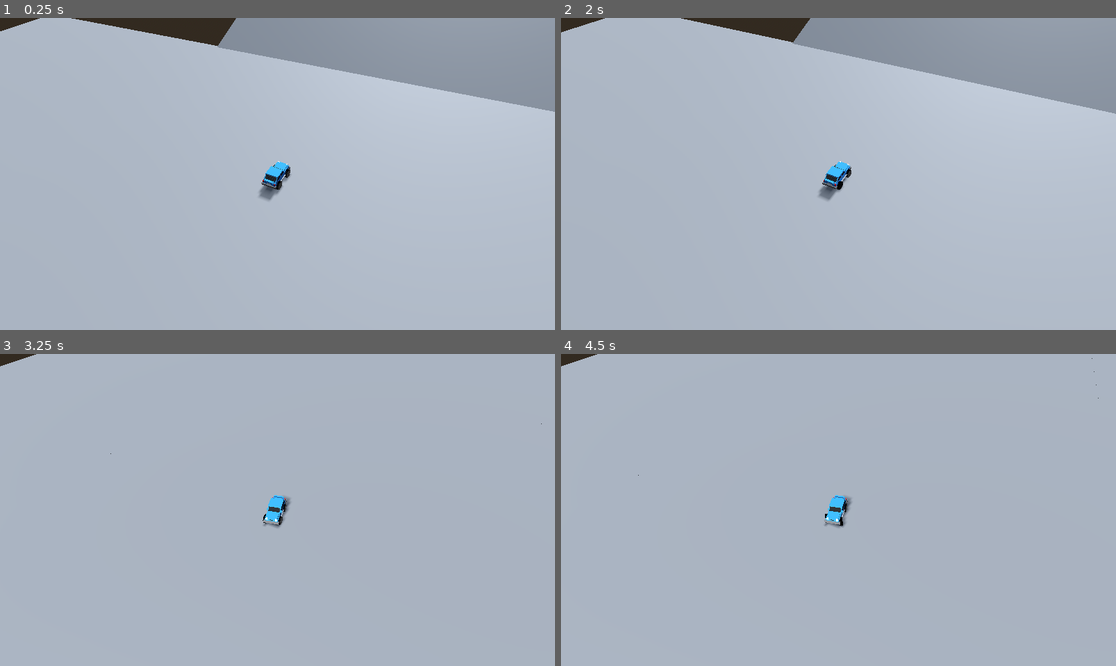
Above: before the commit, frames 1-4 (two rows, left to right).
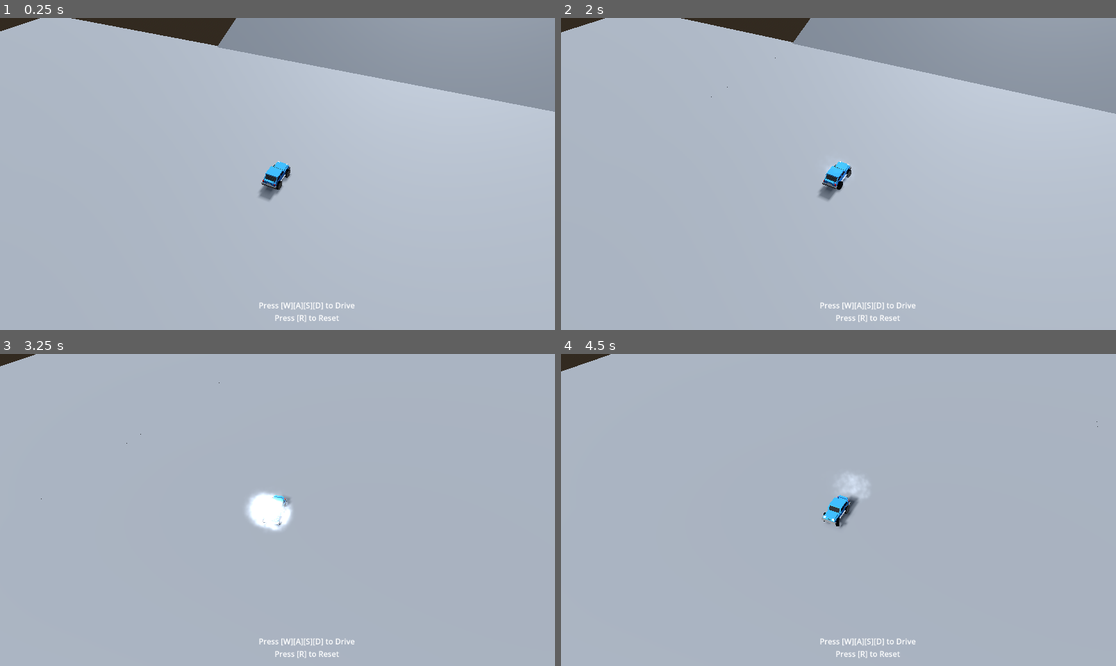
Above: after the commit, the same moments.

Repository: gex194/rally-game
Game: Godot game, scene res://Scenes/main.tscn
The game is run twice, just before and just after one commit, with the same random seed, the same clock (stepped at 60 frames per second) and the same inputs.
Inputs:
- Up to frame 1 (0.25 s): no input
- Up to frame 2 (2 s): tap W (Forward) at 0.5, 1.25 s; hold D (Right) 0.53-1.28 s; hold S (Back) from 1.28 s (still down)
- Up to frame 3 (3.25 s): tap W (Forward) at 2, 2.75 s; release S (Back) at 2.03 s; hold D (Right) 2.03-2.78 s; hold W (Forward) from 2.78 s (still down)
- Up to frame 4 (4.5 s): release W (Forward) at 3.53 s; hold A (Left) from 3.53 s (still down); tap R (Reset, bound only after the commit) at 4.15 s; tap W (Forward) at 4.25 s

The runs differ from the first frame. In frame 1, 0.3% of the frame differs, in the area x 46-64%, y 91-98%; in frame 2, 0.3%; in frame 3, 1.1%, in the area x 6-98%, y 0-98%; in frame 4, 0.8%.

Commit message:
Added wheel smokes, engine sound, reset button and simple ui

Diff:
--- a/Scenes/car.gd
+++ b/Scenes/car.gd
@@ -1,13 +1,39 @@
 extends VehicleBody3D
 
-var max_rpm = 500
+var max_rpm = 600
 var max_torque = 200
+@onready var left_wheel_smoke: GPUParticles3D = get_node("left_wheel_smoke")
+@onready var right_wheel_smoke: GPUParticles3D = get_node("right_wheel_smoke")
+
+@onready var rear_left_wheel: VehicleWheel3D = get_node("rear_left_wheel")
+@onready var rear_right_wheel: VehicleWheel3D = get_node("rear_right_wheel")
+
+@onready var engine_sound: AudioStreamPlayer3D = get_node("engine_sound")
 @export_range (1,15,0.1) var steering_speed = 3
 
 func _physics_process(delta: float) -> void:
 	steering = lerp(steering, Input.get_axis("Right","Left") * 0.4, steering_speed * delta)
 	var acceleration = Input.get_axis("Back", "Forward")
-	var rpm = $rear_left_wheel.get_rpm()
-	$rear_left_wheel.engine_force = acceleration * max_torque * (1 - rpm / max_rpm)
-	rpm = $rear_right_wheel.get_rpm()
-	$rear_right_wheel.engine_force = acceleration * max_torque * (1 - rpm / max_rpm)
+	var rpm = rear_left_wheel.get_rpm()
+	rear_left_wheel.engine_force = acceleration * max_torque * (1 - rpm / max_rpm)
+	rpm = rear_right_wheel.get_rpm()
+	rear_right_wheel.engine_force = acceleration * max_torque * (1 - rpm / max_rpm)
+	if (Input.is_action_pressed("Reset")):
+		reset_position()
+	handle_emitters(acceleration, rpm)
+	handle_engine_sound(rpm)
+
+func handle_emitters(acceleration, rpm) -> void:
+	if (acceleration && rpm < 150 && rear_left_wheel.is_in_contact() && rear_right_wheel.is_in_contact()):
+		left_wheel_smoke.emitting = true;
+		right_wheel_smoke.emitting = true;
+	else:
+		left_wheel_smoke.emitting = false;
+		right_wheel_smoke.emitting = false;
+
+func handle_engine_sound(rpm) -> void:
+	engine_sound.pitch_scale = rpm / 200;
+
+func reset_position() -> void:
+	self.position = Vector3(0,2,0)
+	self.rotation = Vector3(0,0,0)
--- a/Scenes/car.tscn
+++ b/Scenes/car.tscn
@@ -1,9 +1,11 @@
-[gd_scene load_steps=6 format=3 uid="uid://co1qb60aoc4ot"]
+[gd_scene load_steps=8 format=3 uid="uid://co1qb60aoc4ot"]
 
 [ext_resource type="Script" path="res://Scenes/car.gd" id="1_8u2tg"]
 [ext_resource type="PackedScene" uid="uid://c3m567pjsj0xm" path="res://Assets/car.glb" id="1_exxvk"]
+[ext_resource type="PackedScene" uid="uid://bi62jnktool0v" path="res://Scenes/wheel_smoke.tscn" id="2_aq7ta"]
 [ext_resource type="PackedScene" uid="uid://c47vjyfvk10jf" path="res://Assets/wheel.glb" id="2_maqnm"]
 [ext_resource type="Script" path="res://Scenes/camera_pivot.gd" id="4_8s2ur"]
+[ext_resource type="AudioStream" uid="uid://3wupbn8ckugh" path="res://Assets/Sounds/115656__timbre__remix-of-115271__timbre__synthetic_low_rev_engine.wav" id="6_mh1ou"]
 
 [sub_resource type="BoxShape3D" id="BoxShape3D_6ucxl"]
 size = Vector3(1.39752, 1.00433, 3.21948)
@@ -21,6 +23,12 @@
 [node name="CollisionShape3D" type="CollisionShape3D" parent="Car"]
 transform = Transform3D(1, 0, 0, 0, 1, 0, 0, 0, 1, 0.00491318, 0.501751, 0.000610352)
 shape = SubResource("BoxShape3D_6ucxl")
+
+[node name="left_wheel_smoke" parent="Car" instance=ExtResource("2_aq7ta")]
+transform = Transform3D(1, 0, 0, 0, 1, 0, 0, 0, 1, 0.491058, 0, -0.969802)
+
+[node name="right_wheel_smoke" parent="Car" instance=ExtResource("2_aq7ta")]
+transform = Transform3D(1, 0, 0, 0, 1, 0, 0, 0, 1, -0.565941, 0, -0.969802)
 
 [node name="car" parent="Car" instance=ExtResource("1_exxvk")]
 transform = Transform3D(-1, 0, -8.74228e-08, 0, 1, 0, 8.74228e-08, 0, -1, 0, 0, 0)
@@ -81,3 +89,9 @@
 fov = 55.0
 size = 20.19
 near = 0.03
+
+[node name="engine_sound" type="AudioStreamPlayer3D" parent="Car"]
+transform = Transform3D(1, 0, 0, 0, 1, 0, 0, 0, 1, 0, -1, 0)
+stream = ExtResource("6_mh1ou")
+volume_db = -10.0
+autoplay = true
--- a/Scenes/main.tscn
+++ b/Scenes/main.tscn
@@ -156,3 +156,29 @@
 shadow_enabled = true
 shadow_blur = 6.656
 directional_shadow_blend_splits = true
+
+[node name="Control" type="Control" parent="."]
+layout_mode = 3
+anchors_preset = 7
+anchor_left = 0.5
+anchor_top = 1.0
+anchor_right = 0.5
+anchor_bottom = 1.0
+offset_left = -575.0
+offset_top = -646.0
+offset_right = 575.0
+grow_horizontal = 2
+grow_vertical = 0
+size_flags_horizontal = 3
+size_flags_vertical = 3
+
+[node name="Label" type="Label" parent="Control"]
+layout_mode = 2
+offset_left = 536.0
+offset_top = 569.0
+offset_right = 707.0
+offset_bottom = 646.0
+text = "Press [W][A][S][D] to Drive
+Press [R] to Reset"
+horizontal_alignment = 1
+vertical_alignment = 1
--- /dev/null
+++ b/Scenes/wheel_smoke.tscn
@@ -0,0 +1,57 @@
+[gd_scene load_steps=11 format=3 uid="uid://bi62jnktool0v"]
+
+[ext_resource type="Texture2D" uid="uid://bvibh6aulocp4" path="res://Assets/Particles/smoke_04.png" id="1_1luq7"]
+
+[sub_resource type="StandardMaterial3D" id="StandardMaterial3D_jae3g"]
+transparency = 1
+blend_mode = 1
+shading_mode = 2
+vertex_color_use_as_albedo = true
+albedo_texture = ExtResource("1_1luq7")
+billboard_mode = 3
+billboard_keep_scale = true
+particles_anim_h_frames = 1
+particles_anim_v_frames = 1
+particles_anim_loop = false
+
+[sub_resource type="Curve" id="Curve_gja2t"]
+_data = [Vector2(0, 0.467865), 0.0, 1.4, 0, 0, Vector2(0.147844, 1), 0.0, 0.0, 0, 0, Vector2(0.556468, 1), 0.0, 0.0, 0, 0, Vector2(1, 0), 0.0, 0.0, 0, 0]
+point_count = 4
+
+[sub_resource type="CurveTexture" id="CurveTexture_efj5y"]
+curve = SubResource("Curve_gja2t")
+
+[sub_resource type="Curve" id="Curve_d6pn6"]
+_data = [Vector2(0, 0.492731), 0.0, 0.0, 0, 0, Vector2(1, 1), 0.0, 0.0, 0, 0]
+point_count = 2
+
+[sub_resource type="CurveTexture" id="CurveTexture_mln4i"]
+curve = SubResource("Curve_d6pn6")
+
+[sub_resource type="Curve" id="Curve_02hhq"]
+_data = [Vector2(0, 0.0899006), 0.0, 1.4, 0, 0, Vector2(0.942505, 1), 0.0, 0.0, 0, 0]
+point_count = 2
+
+[sub_resource type="CurveTexture" id="CurveTexture_quyqv"]
+curve = SubResource("Curve_02hhq")
+
+[sub_resource type="ParticleProcessMaterial" id="ParticleProcessMaterial_ddyrg"]
+angular_velocity_min = -6.00002
+angular_velocity_max = 118.52
+angular_velocity_curve = SubResource("CurveTexture_mln4i")
+gravity = Vector3(0, 1, 0)
+scale_min = 3.97
+scale_max = 5.47
+scale_curve = SubResource("CurveTexture_quyqv")
+color = Color(0.0999861, 0.099986, 0.099986, 1)
+alpha_curve = SubResource("CurveTexture_efj5y")
+
+[sub_resource type="QuadMesh" id="QuadMesh_uehk4"]
+
+[node name="WheelSmoke" type="GPUParticles3D"]
+material_override = SubResource("StandardMaterial3D_jae3g")
+emitting = false
+amount = 40
+lifetime = 2.55
+process_material = SubResource("ParticleProcessMaterial_ddyrg")
+draw_pass_1 = SubResource("QuadMesh_uehk4")
--- a/project.godot
+++ b/project.godot
@@ -41,6 +41,11 @@
 "events": [Object(InputEventKey,"resource_local_to_scene":false,"resource_name":"","device":-1,"window_id":0,"alt_press …(192 unchanged characters)…
 ]
 }
+Reset={
+"deadzone": 0.5,
+"events": [Object(InputEventKey,"resource_local_to_scene":false,"resource_name":"","device":-1,"window_id":0,"alt_pressed":false,"shift_pressed":false,"ctrl_pressed":false,"meta_pressed":false,"pressed":false,"keycode":0,"physical_keycode":82,"key_label":0,"unicode":114,"location":0,"echo":false,"script":null)
+]
+}
 
 [rendering]
 
Binary file added: Assets/Particles/circle_01.png
Not shown, added: Assets/Particles/circle_01.png.import
Binary file added: Assets/Particles/circle_02.png
Not shown, added: Assets/Particles/circle_02.png.import
Binary file added: Assets/Particles/circle_03.png
Not shown, added: Assets/Particles/circle_03.png.import
Binary file added: Assets/Particles/circle_04.png
Not shown, added: Assets/Particles/circle_04.png.import
Binary file added: Assets/Particles/circle_05.png
Not shown, added: Assets/Particles/circle_05.png.import
Binary file added: Assets/Particles/dirt_01.png
Not shown, added: Assets/Particles/dirt_01.png.import
(and 153 more such lines)
